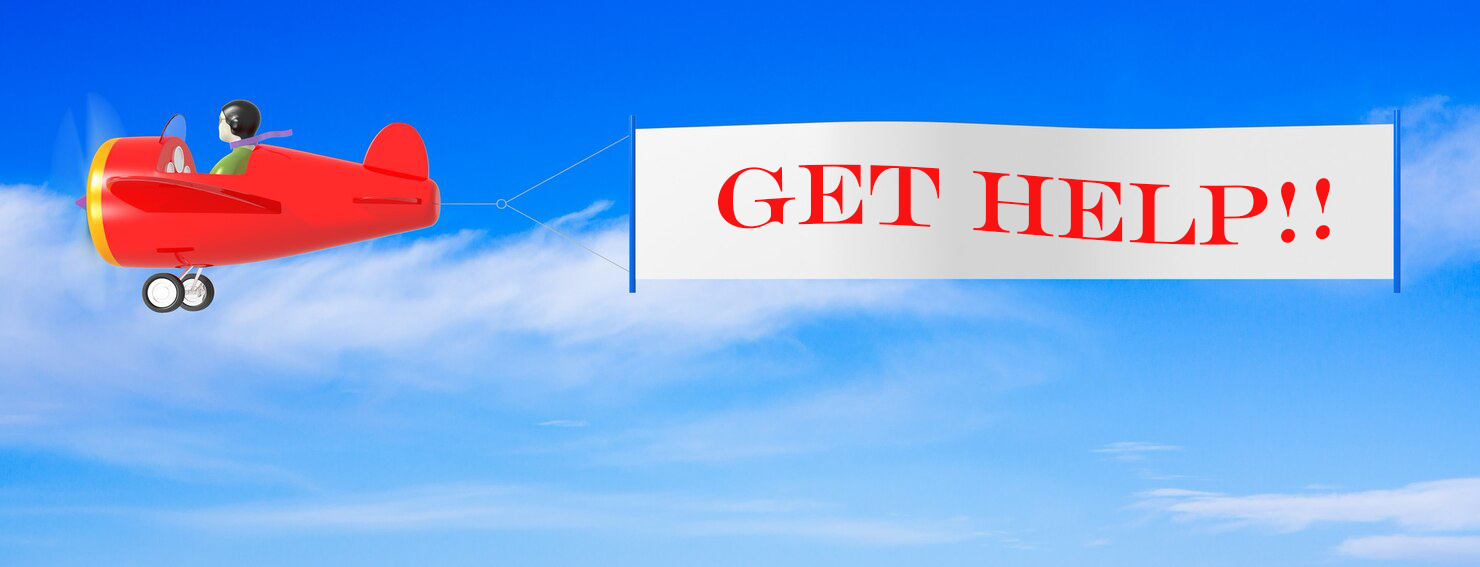
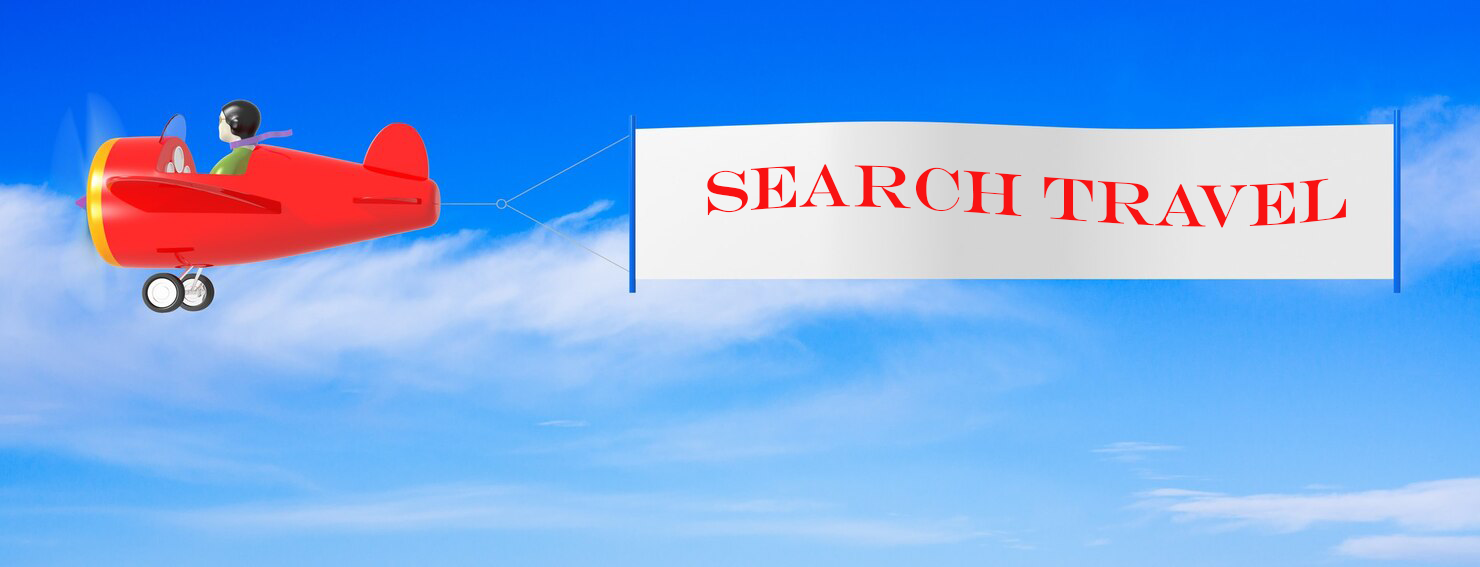
Revision of a layered 1480 x 567 image; what changed, layer by layer:
renamed "Get Help!!" to "Search Travel", painted on it over bbox(707, 164, 1346, 245)
